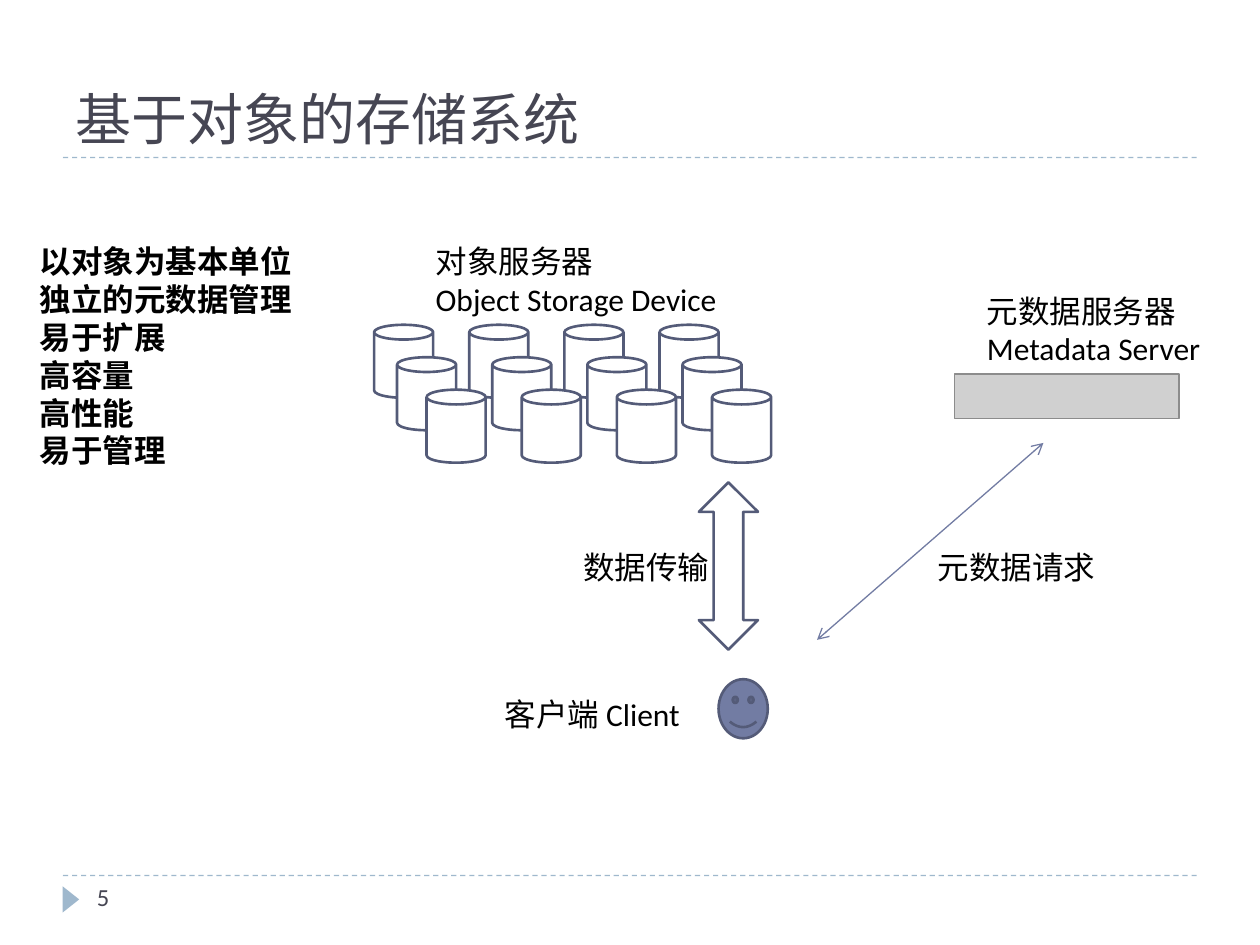
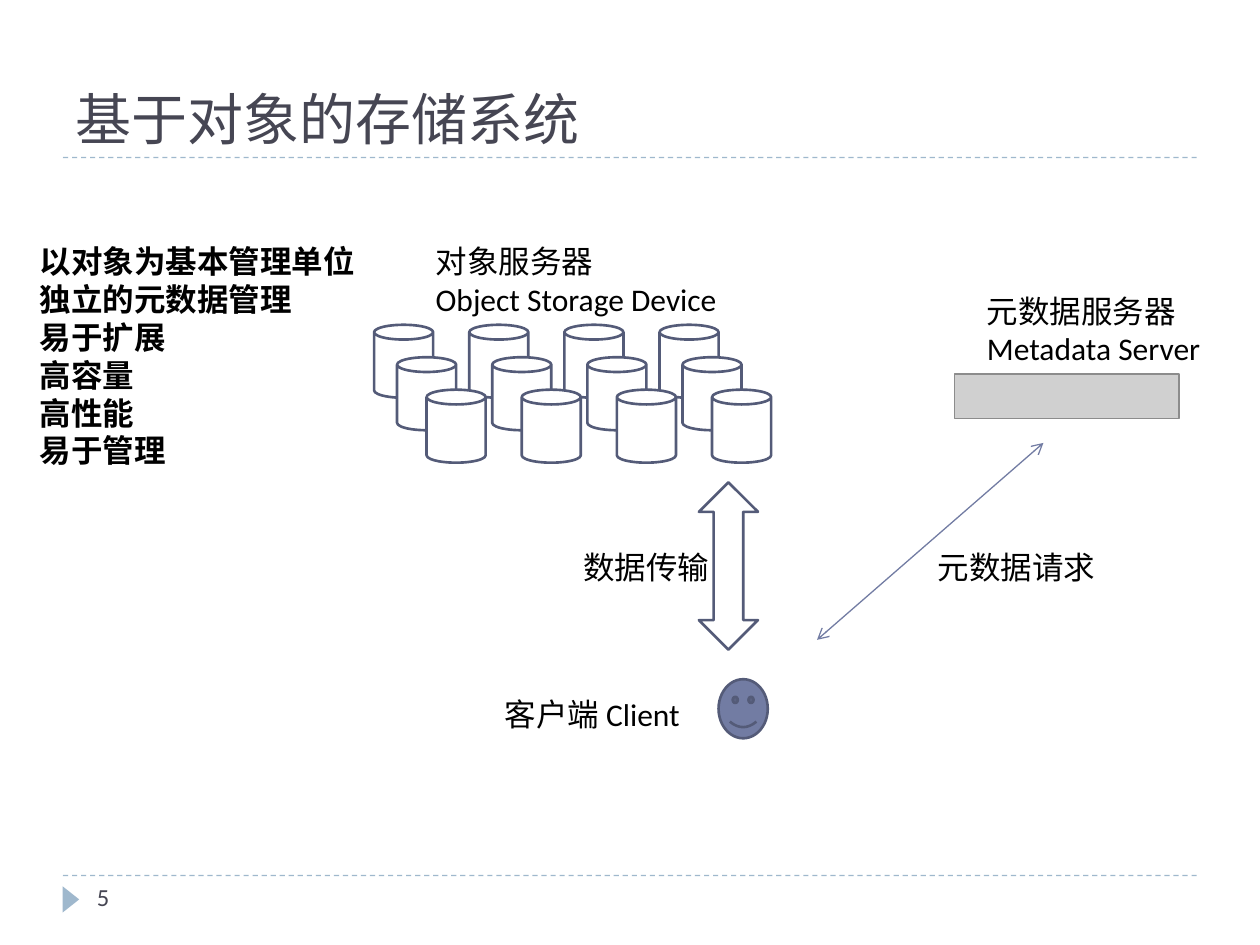
Before and after one commit to cheliequan/idning-paper, a slide deck: slide 5 of draft/MDS集群.pptx. Drawn at 1260x945 pixels with LibreOffice and Linux fonts; fonts in the diff are those of the drawing; grey boxes stand for pictures. Boxes give left, top, right and bottom in pixels: in the first picture for what was removed or moved away, otherwise in the second. Text is boxed around its words. In the diff, an @@ line names an element or a change of style, - is before the commit and + after.

```diff
--- a/draft/MDS集群.pptx
+++ b/draft/MDS集群.pptx
@@ text at (x1=40, y1=246, x2=355, y2=276): text changed @@
-    以对象为基本单位
+    以对象为基本管理单位
```
